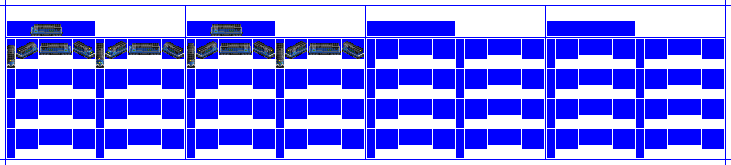
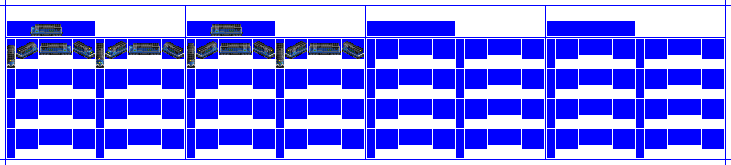
Before/after of a (731, 165) layered artwork. What changed in the layer stack:
painted on "CC2 copy" over <box>33,24,319,52</box>
showed "CC1", painted on it over <box>33,24,319,52</box>
